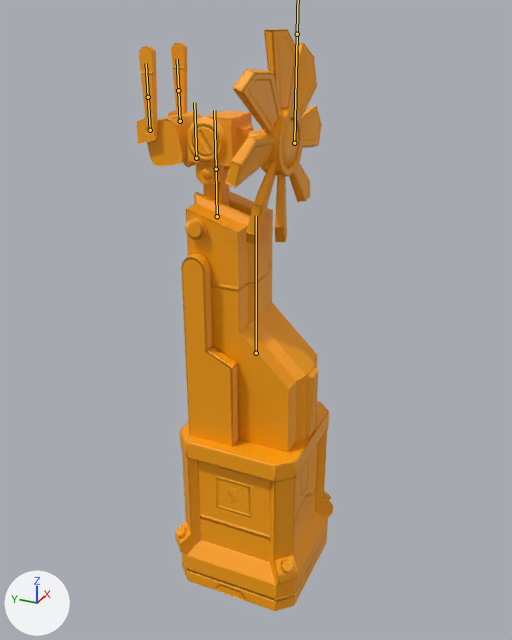
A saved change to the FBX model Objects/Mesh/obj_factory_windmill_01.fbx.
Before and after are seen from a 50 mm lens placed at (-0.598, -0.269, 0.337), pointed at (0.007, 0.003, 0.034). Every picture has the same lights, and +X, +Y and +Z are marked at lower left. The bones that bend it are drawn over the model as lines.

The first picture shows 'obj_factory_windmill_lp_joint_body'.
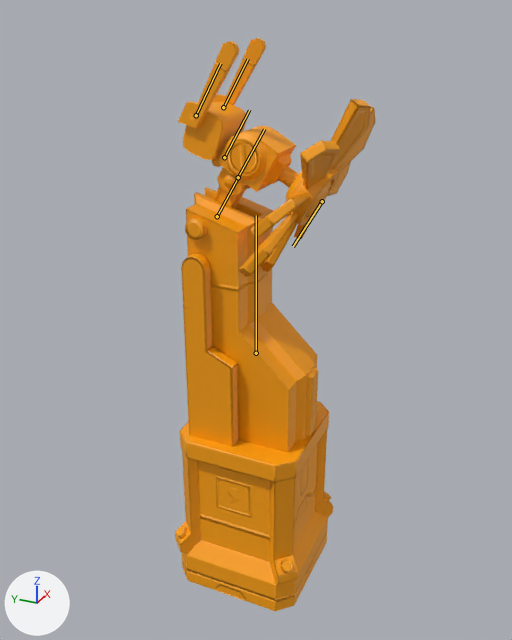
The newer file adds an action. The first version stands in its rest pose; the second is drawn at frame 21 of the action 'Propeller'.

Location of each change, [x1, y1, x2, y2] in pixels of the pictures (512 x 640 px):
'obj_factory_windmill_lp_joint_body', posed: before [136, 29, 333, 611]; after [175, 38, 375, 611]
bone 'Neck', root to tip: before (217, 216) to (216, 169); after (217, 216) to (238, 178)
bone 'Prop', root to tip: before (294, 143) to (297, 34); after (322, 201) to (293, 246)

Patch to the scene script:
```diff
--- a/Objects/Mesh/obj_factory_windmill_01.fbx.py
+++ b/Objects/Mesh/obj_factory_windmill_01.fbx.py
@@ bone_neck @@
 bone_neck = bpy.data.objects['Armature'].pose.bones['Neck']  # child of 'Bone'
-bone_neck.rotation_quaternion = (1.0, 0.0, 0.0, 0.0)  # degrees (0, 0, 0)
+bone_neck.rotation_quaternion = (0.966, 0.259, 0.0, 0.0)  # degrees (30, 0, 0)
@@ bone_prop @@
 bone_prop = bpy.data.objects['Armature'].pose.bones['Prop']  # child of 'Head'
-bone_prop.rotation_quaternion = (1.0, 0.0, 0.0, 0.0)  # degrees (0, 0, 0)
+bone_prop.rotation_quaternion = (0.0, 0.0, 0.0, 1.0)  # degrees (0, 0, 180)
```
